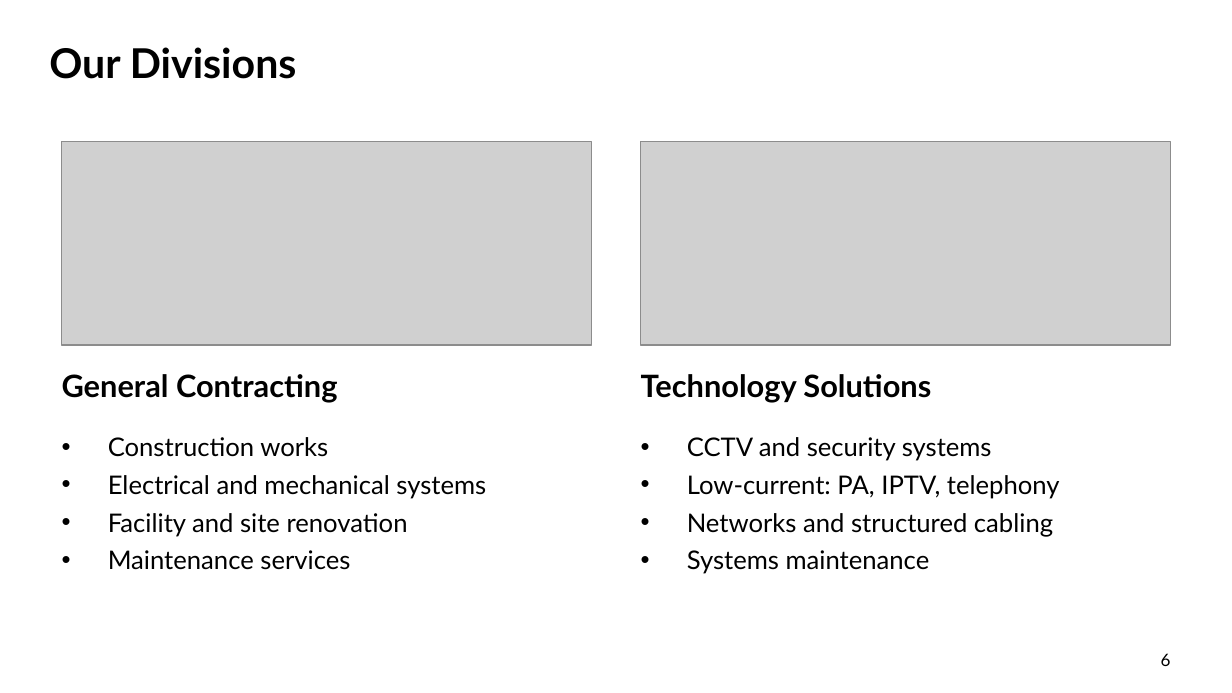
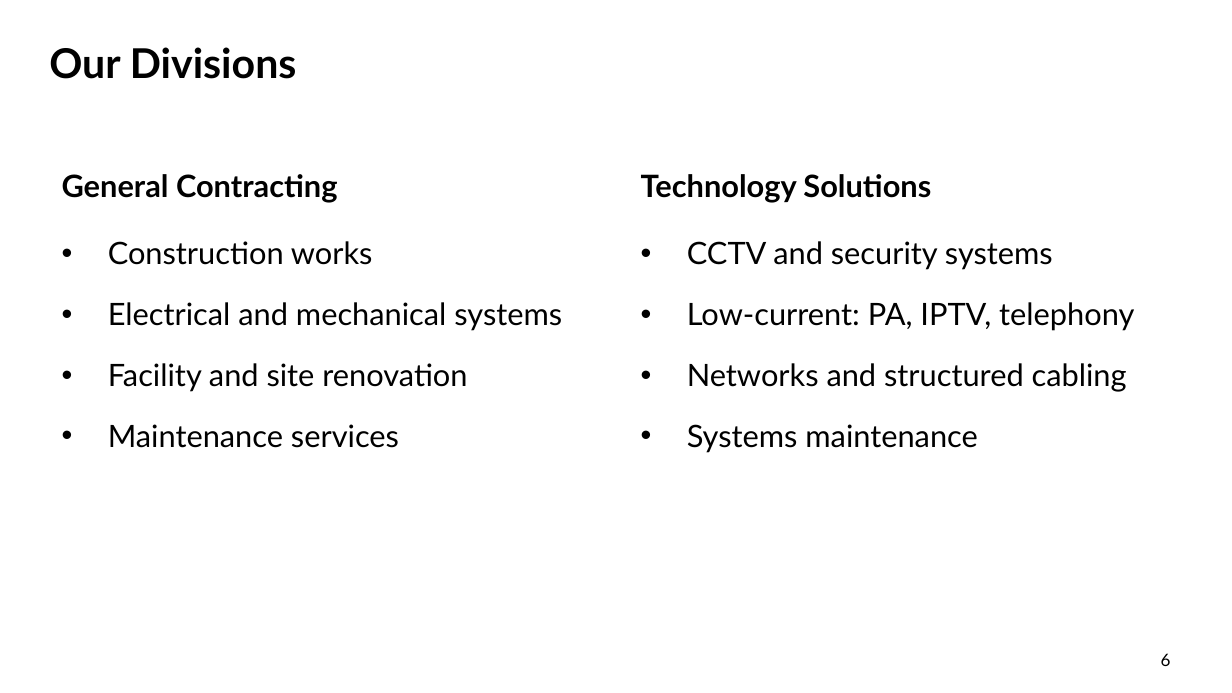
Before and after one commit to urkTish/CCTV, a slide deck: slide 6 of docs/company-profile/ContracTech-Company-Profile-EN.pptx. Drawn at 1232x693 pixels with LibreOffice and Linux fonts; fonts in the diff are those of the drawing; grey boxes stand for pictures; background and template pictures are left out. Boxes give left, top, right and bottom in pixels: in the first picture for what was removed or moved away, otherwise in the second. Text is boxed around its words. In the diff, an @@ line names an element or a change of style, - is before the commit and + after.

```diff
--- a/docs/company-profile/ContracTech-Company-Profile-EN.pptx
+++ b/docs/company-profile/ContracTech-Company-Profile-EN.pptx
@@ picture removed at <box>62,142,591,345</box> @@
@@ picture removed at <box>641,142,1170,345</box> @@
@@ text "General Contracting": place and size @@
-text "General Contracting" at <box>62,374,338,403</box>
+text "General Contracting" at <box>62,174,338,203</box>
@@ text "Technology Solutions": place and size @@
-text "Technology Solutions" at <box>641,374,931,403</box>
+text "Technology Solutions" at <box>641,174,931,203</box>
@@ text "Construction works": place and size @@
-text "Construction works" at <box>108,437,486,570</box>
+text "Construction works" at <box>108,241,562,448</box>
@@ text "Construction works" at <box>108,241,562,448</box>: size 15 to 18 pt; more space between paragraphs @@
@@ text "CCTV and security systems" at <box>687,241,1134,453</box>: size 15 to 18 pt; more space between paragraphs @@
@@ text "CCTV and security systems": place and size @@
-text "CCTV and security systems" at <box>687,437,1060,574</box>
+text "CCTV and security systems" at <box>687,241,1134,453</box>
```
Also in this commit, not shown: 3 other slides changed, 20 other files.
